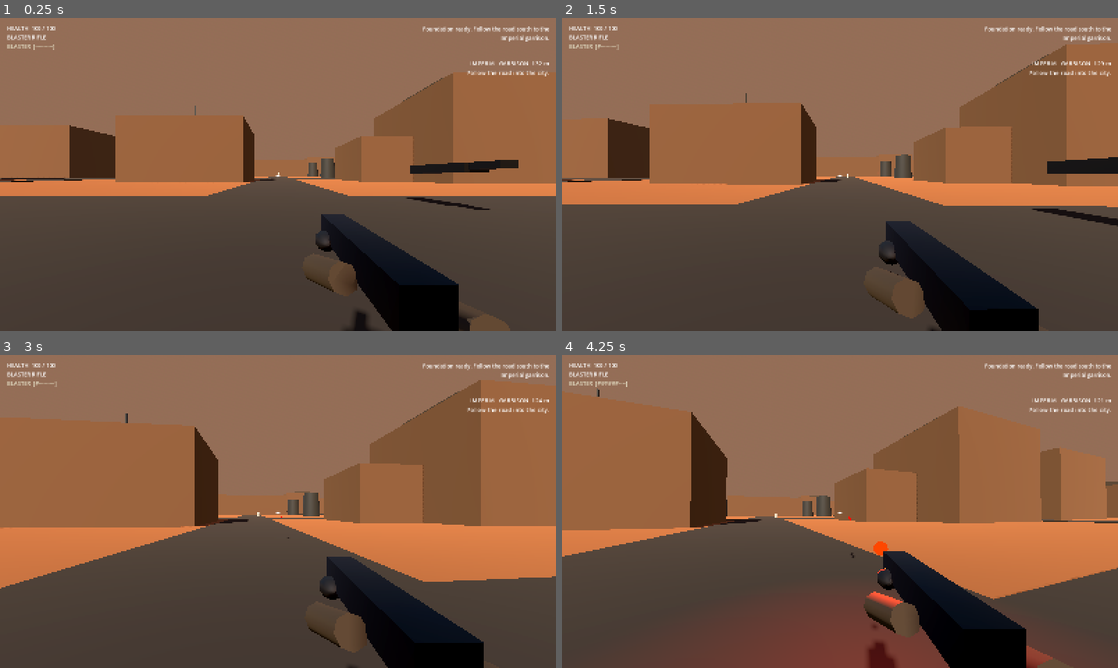
Above: before the commit, frames 1-4 (two rows, left to right).
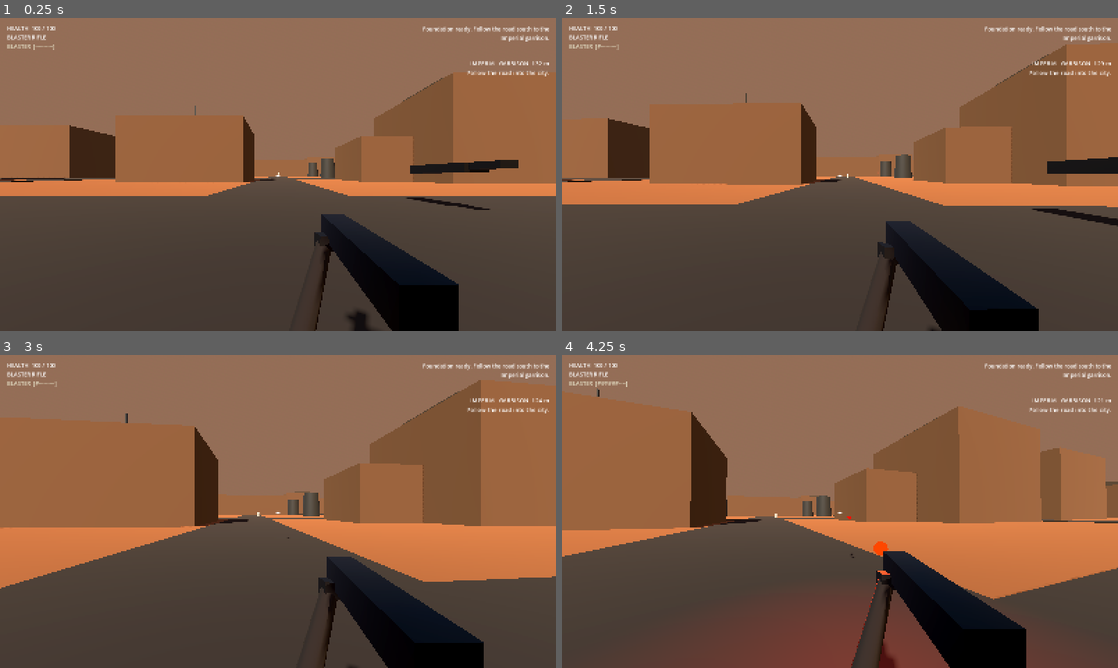
Above: after the commit, the same moments.

Repository: Deputy1389/far-horizon
Game: Godot game, scene res://game/scenes/main.tscn
The game is run twice, just before and just after one commit, with the same random seed, the same clock (stepped at 60 frames per second) and the same inputs.
Inputs (mouse positions are in pixels of both pictures, inside the frame that each line leads up to):
- Up to frame 1 (0.25 s): no input
- Up to frame 2 (1.5 s): tap Enter at 0.5 s; move the mouse to (867, 174) at 0.52 s; hold Right mouse button (aim) 0.53-1.28 s; hold W (move_forward) from 0.53 s (still down); tap Space (jump) at 0.77 s; click (867, 174) at 0.8 s; move the mouse to (812, 174) at 1.27 s; click (812, 174) at 1.35 s
- Up to frame 3 (3 s): keep holding W (move_forward); tap Space (jump) at 1.52, 2.75 s; right-click (250, 511) at 1.55 s; move the mouse to (289, 505) at 2.02 s; hold Right mouse button (aim) 2.03-2.78 s; click (289, 505) at 2.3 s; move the mouse to (272, 517) at 2.77 s; tap C (crouch) at 2.85 s; click (272, 517) at 2.92 s
- Up to frame 4 (4.25 s): keep holding W (move_forward); tap Space (jump) at 3.02, 3.77 s; right-click (834, 517) at 3.05 s; move the mouse to (878, 514) at 3.52 s; press the mouse at (878, 514) at 3.53 s

The runs differ from the first frame. In frame 1, 1.0% of the frame differs, in the area x 55-92%, y 68-100%; in frame 2, 0.9%; in frame 3, 0.8%; in frame 4, 1.4%, in the area x 51-89%, y 51-100%.

Commit message:
combat: converge shots on reticle and replace oversized placeholder arms

Diff:
--- a/game/scripts/combat/weapon_controller.gd
+++ b/game/scripts/combat/weapon_controller.gd
@@ -73,49 +73,59 @@
 
 func _build_first_person_arms() -> void:
 	var sleeve_material := StandardMaterial3D.new()
-	sleeve_material.albedo_color = Color(0.26, 0.22, 0.17)
-	sleeve_material.roughness = 0.9
+	sleeve_material.albedo_color = Color(0.16, 0.14, 0.115)
+	sleeve_material.roughness = 0.96
 
 	var glove_material := StandardMaterial3D.new()
-	glove_material.albedo_color = Color(0.08, 0.075, 0.07)
-	glove_material.roughness = 0.72
-
-	var right_sleeve := MeshInstance3D.new()
-	var right_mesh := CylinderMesh.new()
-	right_mesh.top_radius = 0.055
-	right_mesh.bottom_radius = 0.072
-	right_mesh.height = 0.44
-	right_mesh.radial_segments = 8
-	right_sleeve.mesh = right_mesh
-	right_sleeve.position = Vector3(0.17, -0.15, 0.13)
-	right_sleeve.rotation = Vector3(deg_to_rad(72.0), deg_to_rad(-8.0), deg_to_rad(-6.0))
-	right_sleeve.material_override = sleeve_material
-	arms_root.add_child(right_sleeve)
-
-	var left_sleeve := MeshInstance3D.new()
-	var left_mesh := CylinderMesh.new()
-	left_mesh.top_radius = 0.052
-	left_mesh.bottom_radius = 0.068
-	left_mesh.height = 0.40
-	left_mesh.radial_segments = 8
-	left_sleeve.mesh = left_mesh
-	left_sleeve.position = Vector3(-0.12, -0.12, -0.04)
-	left_sleeve.rotation = Vector3(deg_to_rad(68.0), deg_to_rad(12.0), deg_to_rad(8.0))
-	left_sleeve.material_override = sleeve_material
-	arms_root.add_child(left_sleeve)
-
-	for hand_position in [Vector3(0.12, -0.07, -0.10), Vector3(-0.075, -0.055, -0.23)]:
-		var hand := MeshInstance3D.new()
-		var hand_mesh := SphereMesh.new()
-		hand_mesh.radius = 0.07
-		hand_mesh.height = 0.14
-		hand_mesh.radial_segments = 8
-		hand_mesh.rings = 4
-		hand.mesh = hand_mesh
-		hand.position = hand_position
-		hand.scale = Vector3(0.8, 0.7, 1.15)
-		hand.material_override = glove_material
-		arms_root.add_child(hand)
+	glove_material.albedo_color = Color(0.035, 0.035, 0.032)
+	glove_material.roughness = 0.76
+
+	# Keep the first-person body presence subtle. These are intentionally
+	# compact forearms rather than the previous giant cylinders that dominated
+	# the bottom half of the screen.
+	_add_arm_segment(
+		Vector3(0.30, -0.33, 0.16),
+		Vector3(0.11, -0.10, -0.12),
+		0.052,
+		sleeve_material
+	)
+	_add_arm_segment(
+		Vector3(-0.25, -0.30, 0.10),
+		Vector3(-0.075, -0.075, -0.25),
+		0.048,
+		sleeve_material
+	)
+	_add_hand(Vector3(0.105, -0.085, -0.13), Vector3(0.09, 0.075, 0.13), glove_material)
+	_add_hand(Vector3(-0.072, -0.065, -0.25), Vector3(0.085, 0.07, 0.12), glove_material)
+
+
+func _add_arm_segment(from: Vector3, to: Vector3, radius: float, material: Material) -> void:
+	var direction := to - from
+	var length := direction.length()
+	if length <= 0.001:
+		return
+	var segment := MeshInstance3D.new()
+	var mesh := CylinderMesh.new()
+	mesh.top_radius = radius * 0.88
+	mesh.bottom_radius = radius
+	mesh.height = length
+	mesh.radial_segments = 10
+	segment.mesh = mesh
+	segment.position = (from + to) * 0.5
+	segment.rotation = Quaternion(Vector3.UP, direction.normalized()).get_euler()
+	segment.material_override = material
+	arms_root.add_child(segment)
+
+
+func _add_hand(position: Vector3, size: Vector3, material: Material) -> void:
+	var hand := MeshInstance3D.new()
+	var mesh := BoxMesh.new()
+	mesh.size = size
+	hand.mesh = mesh
+	hand.position = position
+	hand.rotation = Vector3(deg_to_rad(-8.0), deg_to_rad(4.0), deg_to_rad(-5.0))
+	hand.material_override = material
+	arms_root.add_child(hand)
 
 func _build_scope_overlay() -> void:
 	scope_layer.layer = 40
@@ -311,10 +321,16 @@
 	var weapon := current_weapon()
 	cooldown = 1.0 / maxf(weapon.rounds_per_second, 0.1)
 
-	var direction := -camera.global_basis.z
+	# Spread is evaluated from the camera/reticle, then the physical bolt leaves
+	# the muzzle toward that camera-space aim point. This makes hip fire and ADS
+	# converge on the center reticle instead of landing low-right because the
+	# muzzle is offset from the camera.
+	var camera_direction := -camera.global_basis.z
 	var spread_degrees := weapon.ads_spread_degrees if aiming else weapon.hip_spread_degrees
 	spread_degrees += heat * (0.18 if aiming else 0.42)
-	direction = _apply_spread(direction, deg_to_rad(spread_degrees))
+	camera_direction = _apply_spread(camera_direction, deg_to_rad(spread_degrees))
+	var aim_point := _camera_aim_point(camera_direction)
+	var direction := (aim_point - muzzle.global_position).normalized()
 
 	var bolt := BlasterBolt.new()
 	get_tree().current_scene.add_child(bolt)
@@ -350,6 +366,19 @@
 			rng.randf_range(-weapon.recoil_yaw_degrees, weapon.recoil_yaw_degrees)
 		)
 	fired.emit()
+
+
+func _camera_aim_point(direction: Vector3) -> Vector3:
+	var origin := camera.global_position
+	var endpoint := origin + direction.normalized() * 650.0
+	var query := PhysicsRayQueryParameters3D.create(origin, endpoint)
+	if owner_body is CollisionObject3D:
+		query.exclude = [(owner_body as CollisionObject3D).get_rid()]
+	var hit := camera.get_world_3d().direct_space_state.intersect_ray(query)
+	if not hit.is_empty():
+		return hit["position"] as Vector3
+	return endpoint
+
 
 func _on_bolt_damaged_target() -> void:
 	hit_confirmed.emit()
